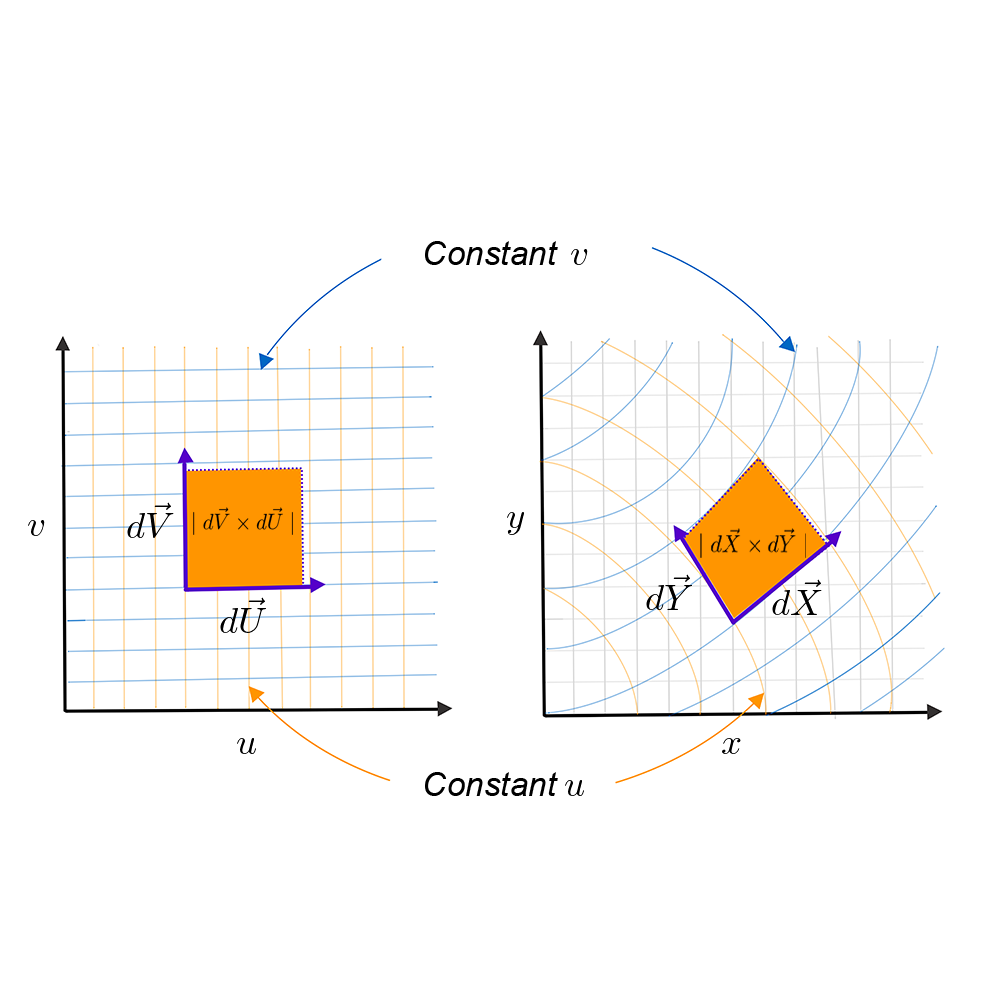
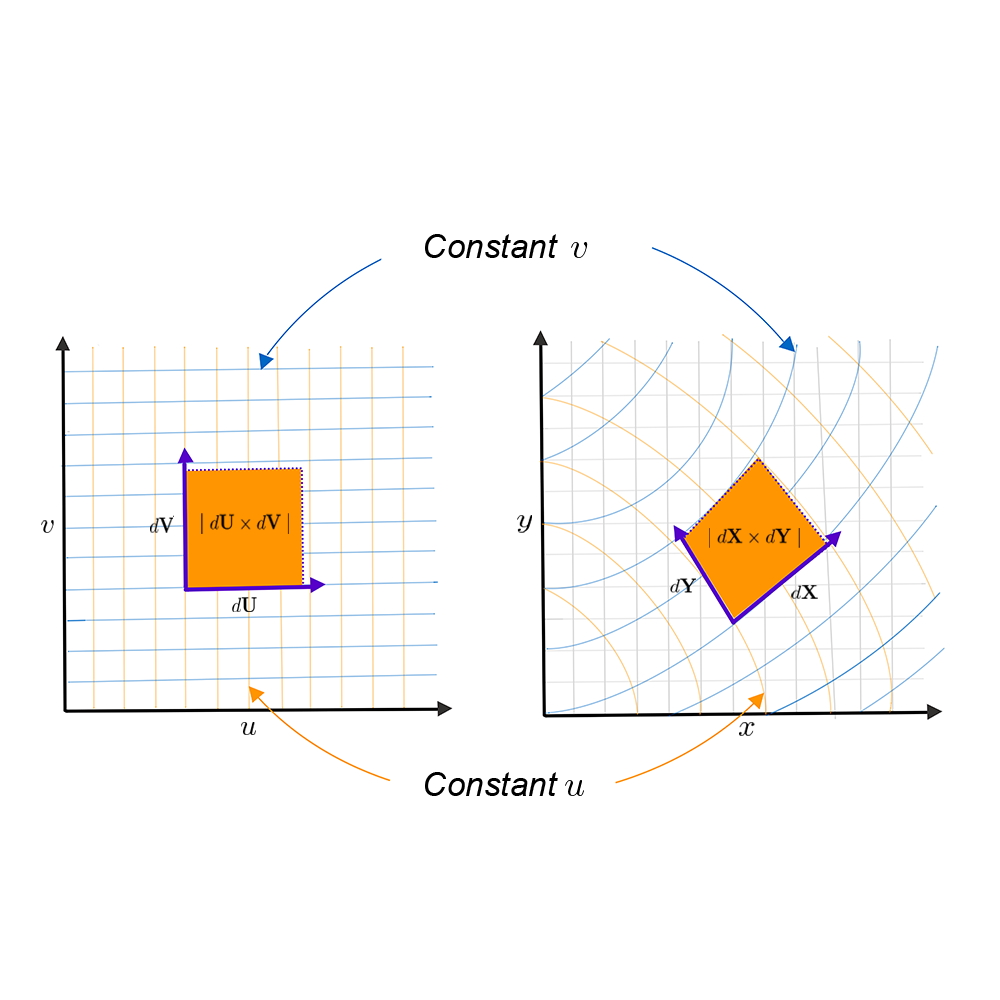
Two versions of the same layered image (1000×1000). Layer-by-layer changes:
renamed "Layer 2" to "Layer 3", painted on it over [41,234,818,754]
removed layer "Constant" over [425,241,588,265]
removed layer "Annotations" over [28,502,822,754]
